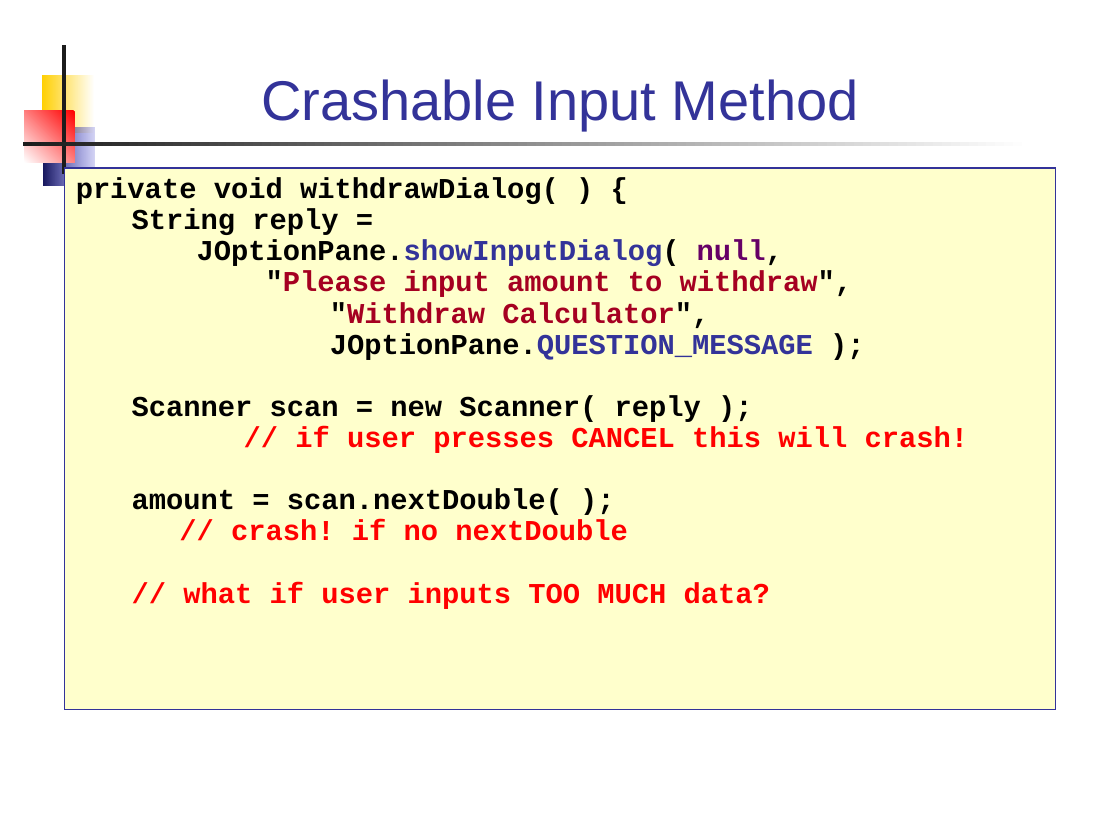
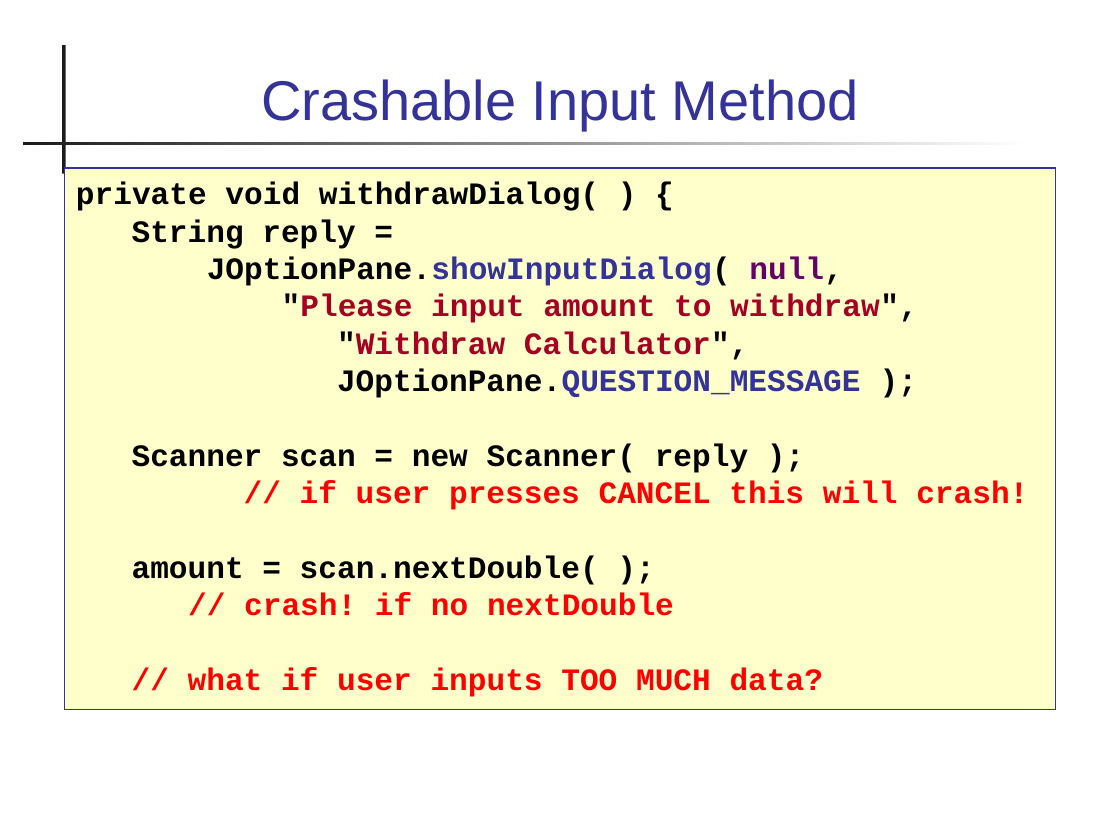
Before and after one commit to skeoop/skeoop.github.io, a slide deck: slide 14 of week7/Graphics-2-JOptionPane.ppt. Drawn at 1120x840 pixels with LibreOffice and Linux fonts; fonts in the diff are those of the drawing. Boxes give left, top, right and bottom in pixels: in the first picture for what was removed or moved away, otherwise in the second. Text is boxed around its words. In the diff, an @@ line names an element or a change of style, - is before the commit and + after.

```diff
--- a/week7/Graphics-2-JOptionPane.ppt
+++ b/week7/Graphics-2-JOptionPane.ppt
@@ rectangle removed at bbox=[41, 75, 94, 133] @@
@@ rectangle removed at bbox=[25, 111, 75, 162] @@
@@ rectangle removed at bbox=[44, 128, 94, 186] @@
@@ text "private void withdrawDialog( ) {" at bbox=[65, 168, 1056, 709]: size 18.5 to 20 pt; line spacing 0.9 to 1 @@
```
Also in this commit, not shown: 15 other slides changed, 8 other files.
